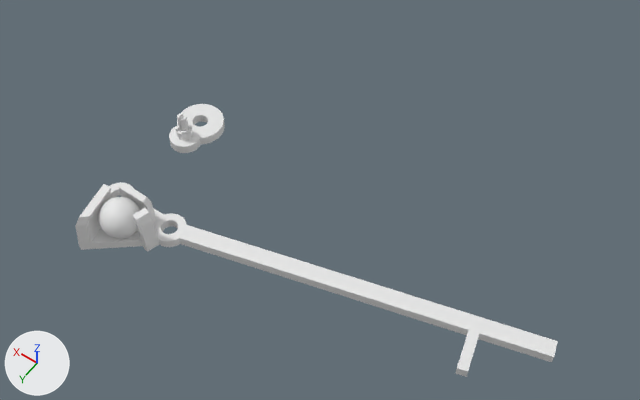
Before and after pictures for a commit that changed the Blender file untitled.blend.
One viewpoint serves both versions: a 50 mm camera at (-124.4, 98.9, 211.2) aimed at (-32.7, -29.5, 9.3). The lights are fixed; the arrows at lower left show +X, +Y and +Z.

Objects in the first picture: 'Circle', 'Lever', 'Marble'.
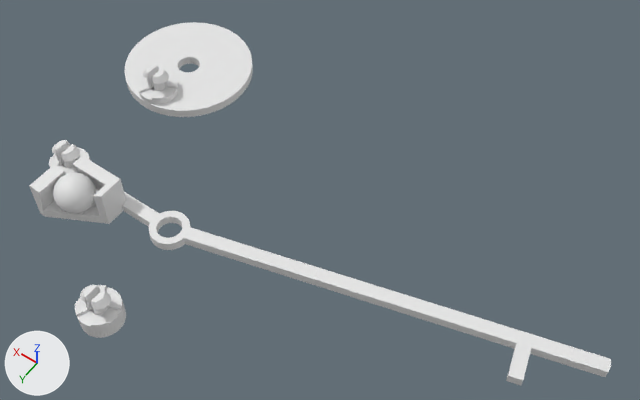
The edits, one by one:
me_plane_003 is used by ob_lever_1; location (0.0, 0.0, 0.0).
me_plane_003 had 660 vertices, 606 faces and spanned x -109.8..25.0, y -31.7..19.6, z -0.2..14.0.
me_plane_003 now has 0 vertices, 0 faces and spans empty.
me_plane_003 part 1: the whole mesh is rebuilt.
me_circle is used by ob_circle; location (20.0, -37.5, 0.0).
me_circle had 743 vertices, 767 faces and spanned x -7.5..7.5, y -7.5..12.5, z 0.0..11.4.
me_circle now has 829 vertices, 766 faces and spans x -21.4..21.4, y -21.4..21.4, z 0.0..11.8.
me_circle part 2: 743 vertices removed from x -7.5..7.5, y -7.5..12.5, z 0.0..11.4; 829 vertices added at x -21.4..21.4, y -21.4..21.4, z 0.0..11.8.
Mesh me_circle_007 is new.
It has 1018 vertices, 943 faces and spans x -163.0..6.0, y 20.0..72.0, z 0.0..13.0.
Mesh me_circle_004 is new.
It has 274 vertices, 239 faces and spans x -6.45..0.0, y -6.45..6.45, z 2.0..14.8.
Object 'Marble' (ob_marble) moves from (0.0, 0.0, 0.0) to (16.9, 1.1, 0.0).
Object 'Circle' (ob_circle) moves from (20.0, -37.5, 0.0) to (40.0, -55.0, 0.0).
Object 'Lever.001' (ob_lever_001) is new; it shows me_circle_007.
Its location is (40.0, -55.0, 0.0).
Object 'FixJoin' (ob_fixjoin) is new; it shows me_circle_004.
Its location is (0.0, 30.0, -8.8).
It gains a MIRROR modifier named 'Mirror'.
Modifier setting: use_clip = True.

Where the change shows, as pixel boxes [x1, y1, x2, y2] in the pictures (640 x 400 px):
'Lever.001', added
    after: [29, 140, 611, 386]
'Lever', no longer drawn
    before: [76, 183, 558, 377]
'Circle', reshaped, moved (126% wider, 92% taller)
    before: [169, 104, 225, 153]
    after: [125, 22, 253, 117]
'Marble', moved
    before: [99, 197, 140, 239]
    after: [53, 173, 96, 214]
'FixJoin', added
    after: [75, 285, 126, 338]
